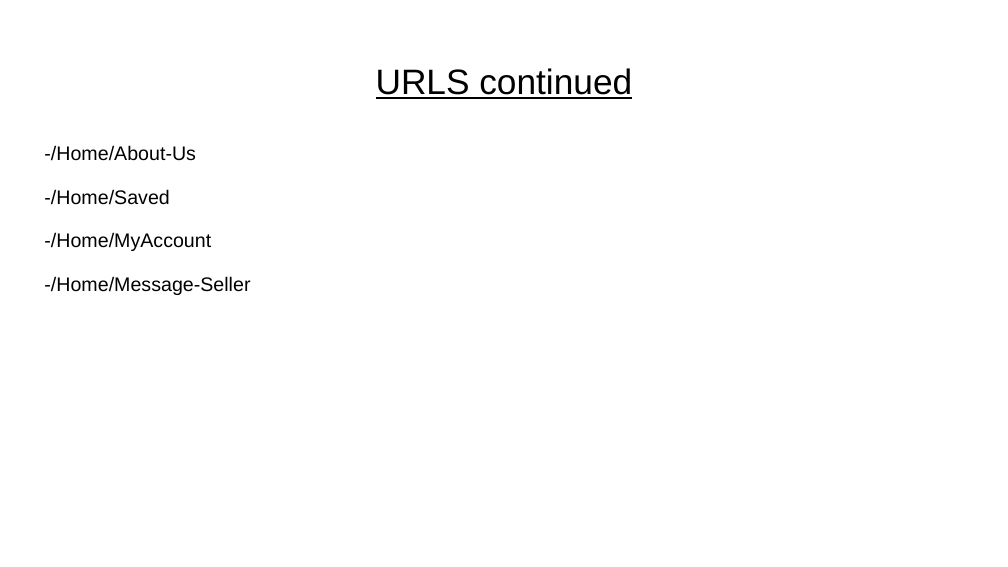
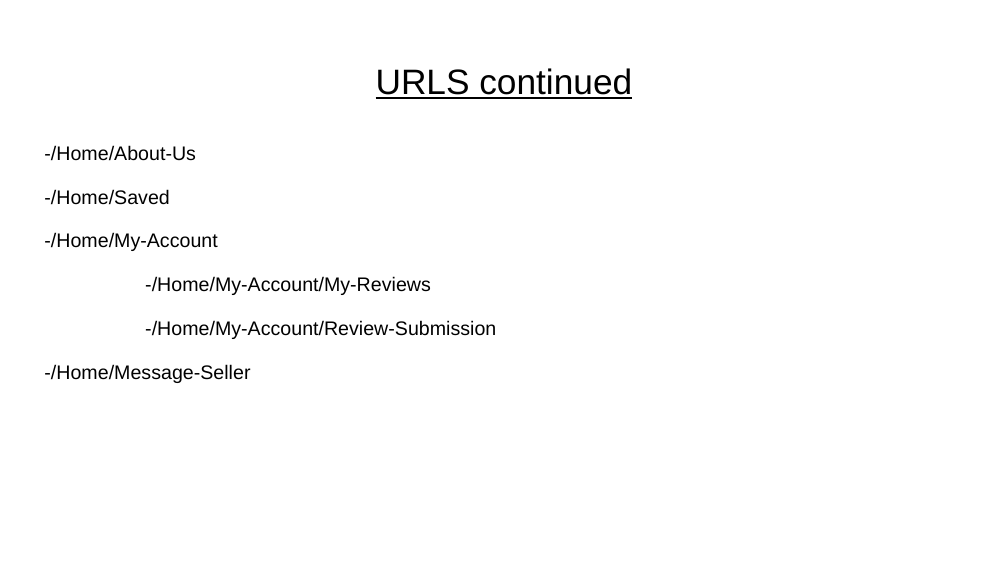
Before and after one commit to AndreiGhita2002/WAD_Car_Market, a slide deck: slide 12 of Design Specification.pptx. Drawn at 1008x567 pixels with LibreOffice and Linux fonts; fonts in the diff are those of the drawing. Boxes give left, top, right and bottom in pixels: in the first picture for what was removed or moved away, otherwise in the second. Text is boxed around its words. In the diff, an @@ line names an element or a change of style, - is before the commit and + after.

Commit message:
finish the wireframes and update url map

```diff
--- a/Design Specification.pptx
+++ b/Design Specification.pptx
@@ text at [44,232,496,339]: text changed @@
--/Home/MyAccount
+-/Home/My-Account
+-/Home/My-Account/My-Reviews
+-/Home/My-Account/Review-Submission
```
